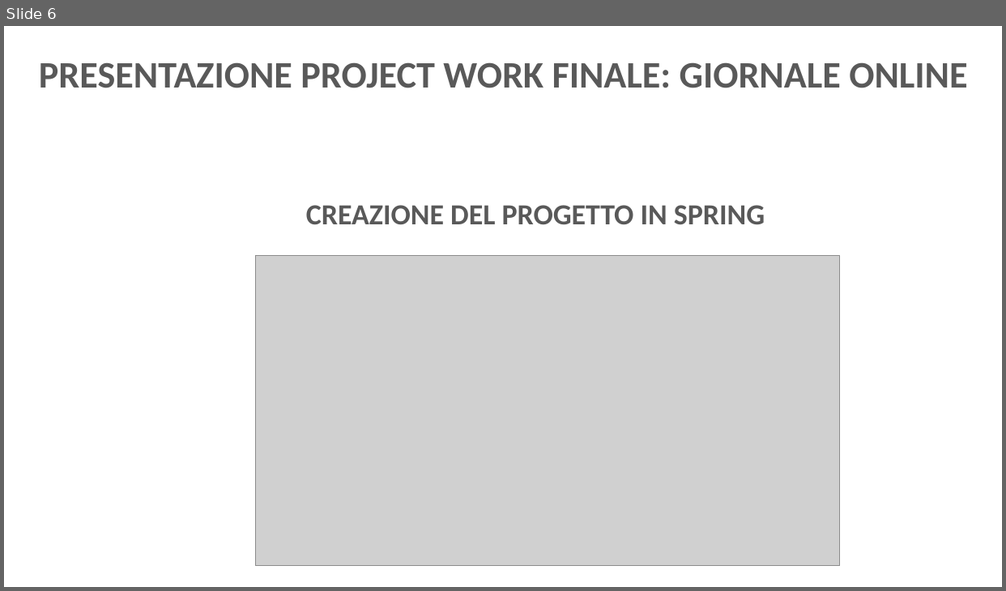
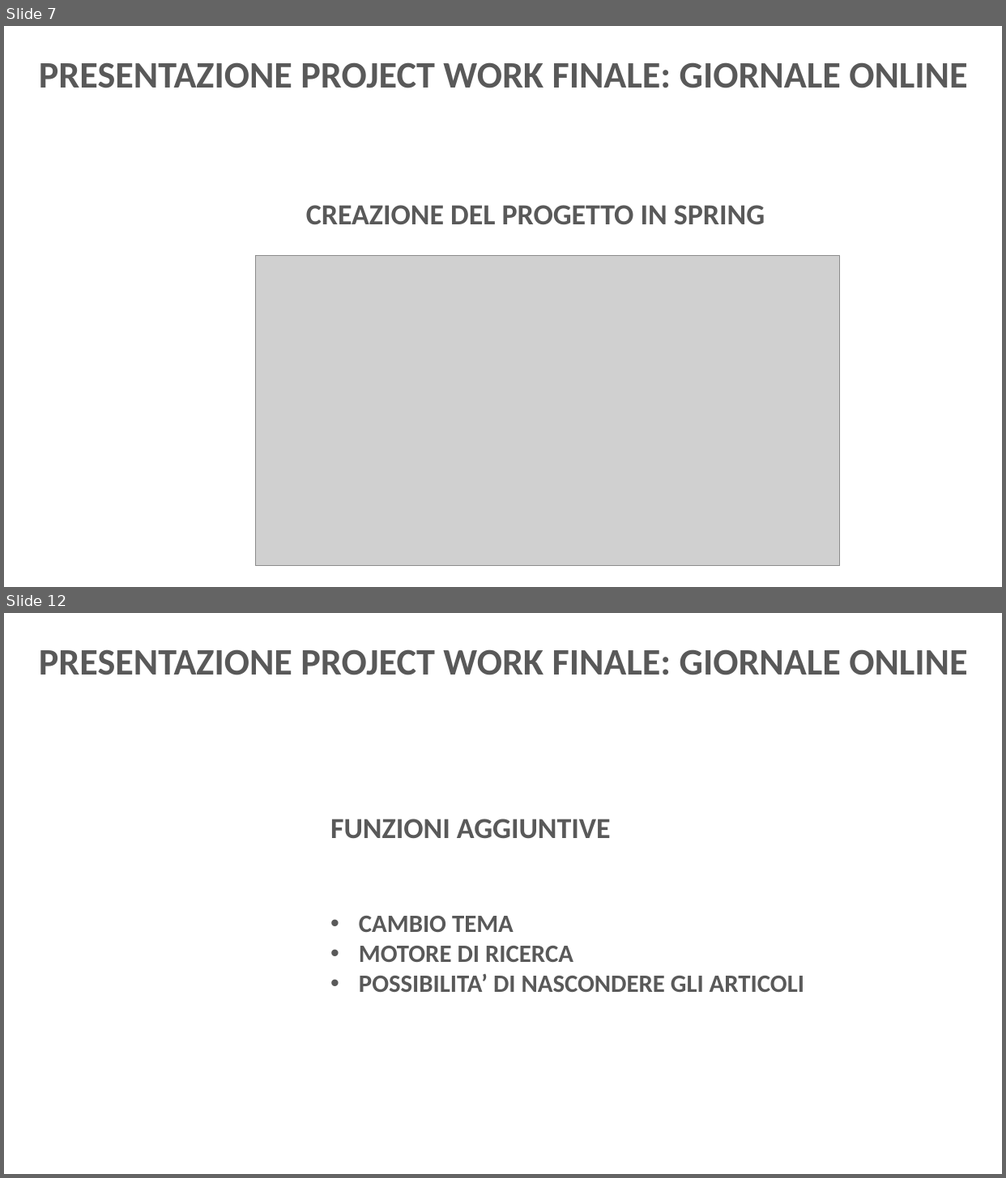
Before and after one commit to nDr3K/GiornaleOnlinePW, a slide deck: Presentazione Project Giornale.pptx. Shown one above the other, each under a label of ours: slide 6 before the commit, slides 7 and 12 after it; the slides between them are not shown. The pictures are 1006x591 and 1006x1178 pixels, drawn with LibreOffice and Linux fonts; fonts in the diff are those of the drawing; grey boxes stand for pictures; background and template pictures are left out. Boxes give left, top, right and bottom in pixels: in the first picture for what was removed or moved away, otherwise in the second. Text is boxed around its words. In the diff, an @@ line names an element or a change of style, - is before the commit and + after.

```diff
--- a/Presentazione Project Giornale.pptx
+++ b/Presentazione Project Giornale.pptx
@@ slide 12 added at [4,613,1002,1174], background picture (left out) @@
@@ text added at [39,649,967,675], 36 pt, text #595959, bold @@
+PRESENTAZIONE PROJECT WORK FINALE: GIORNALE ONLINE
@@ text added at [330,819,611,838], 28 pt, text #595959, bold @@
+FUNZIONI AGGIUNTIVE
@@ text added at [359,916,804,992], 24 pt, text #595959, bold @@
+• CAMBIO TEMA
+• MOTORE DI RICERCA
+• POSSIBILITA’ DI NASCONDERE GLI ARTICOLI
@@ what was slide 6 is now slide 7 @@
```
Also in this commit, not shown: 2 slides changed, 5 other slides added, 1 other file.
